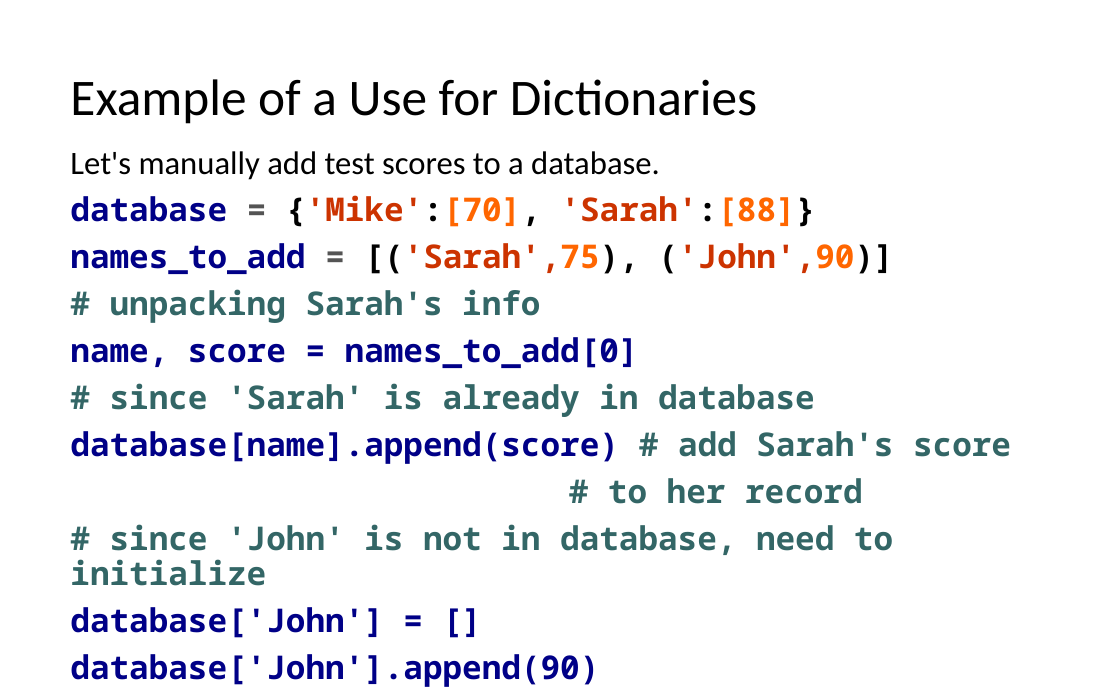
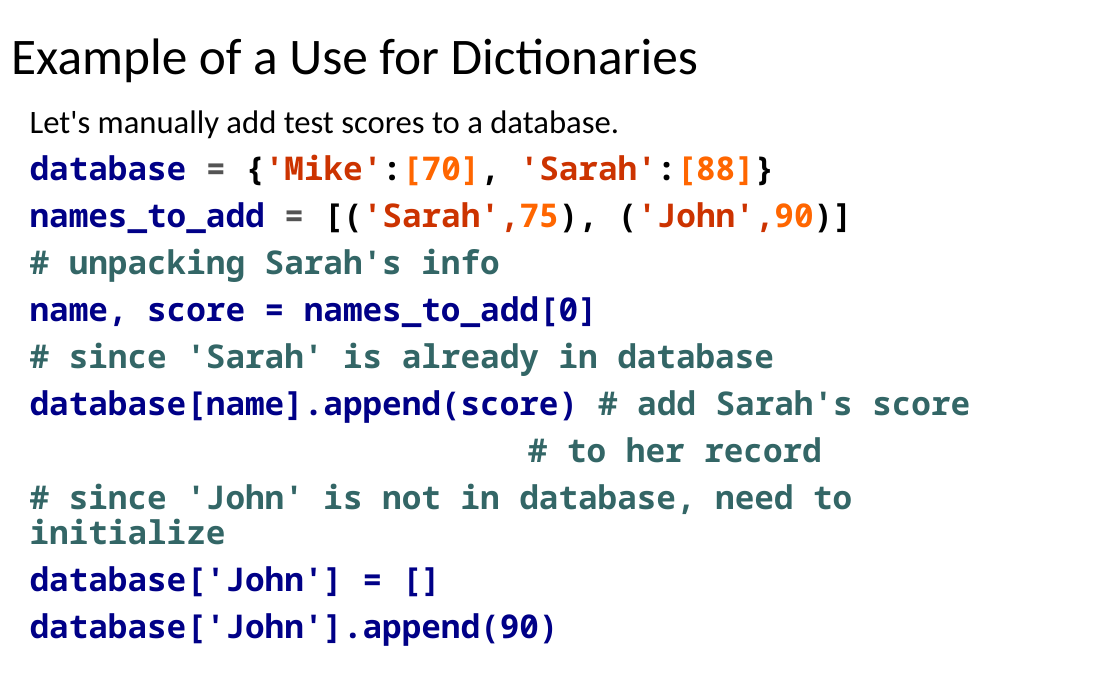
Before and after one commit to LongBaoNguyen/longbaonguyen.github.io, a slide deck: slide 26 of courses/apcsp/lect9.pptx (slide 28 before the commit). Drawn at 1120x700 pixels with LibreOffice and Linux fonts; fonts in the diff are those of the drawing. Boxes give left, top, right and bottom in pixels: in the first picture for what was removed or moved away, otherwise in the second. Text is boxed around its words. In the diff, an @@ line names an element or a change of style, - is before the commit and + after.

```diff
--- a/courses/apcsp/lect9.pptx
+++ b/courses/apcsp/lect9.pptx
@@ title "Example of a Use for ...": place and size @@
-title "Example of a Use for ..." at bbox=[70, 79, 757, 124]
+title "Example of a Use for ..." at bbox=[11, 38, 698, 83]
@@ text "Let's manually add test scores ...": place and size @@
-text "Let's manually add test scores ..." at bbox=[70, 151, 1011, 687]
+text "Let's manually add test scores ..." at bbox=[30, 110, 970, 646]
```
Also in this commit, not shown: 22 other slides changed, 2 slides removed, 5 other files.
